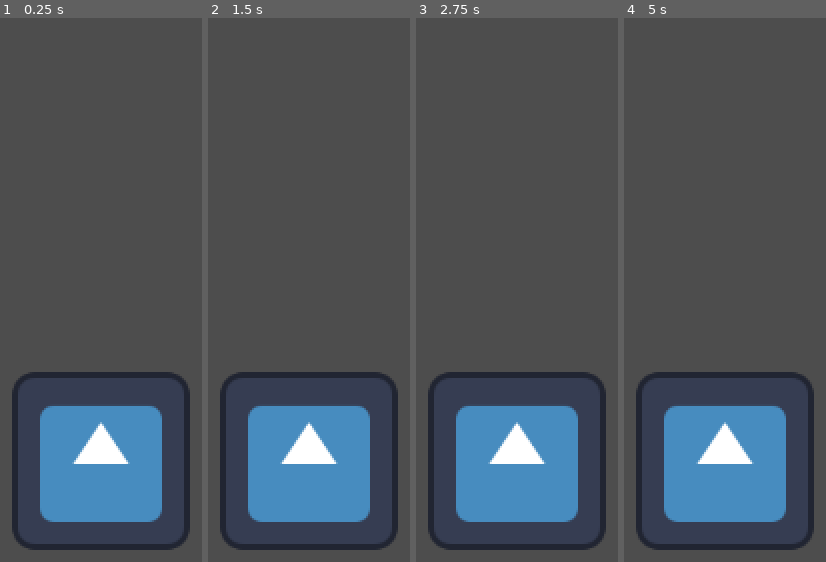
Above: before the commit, frames 1-4 (left to right).
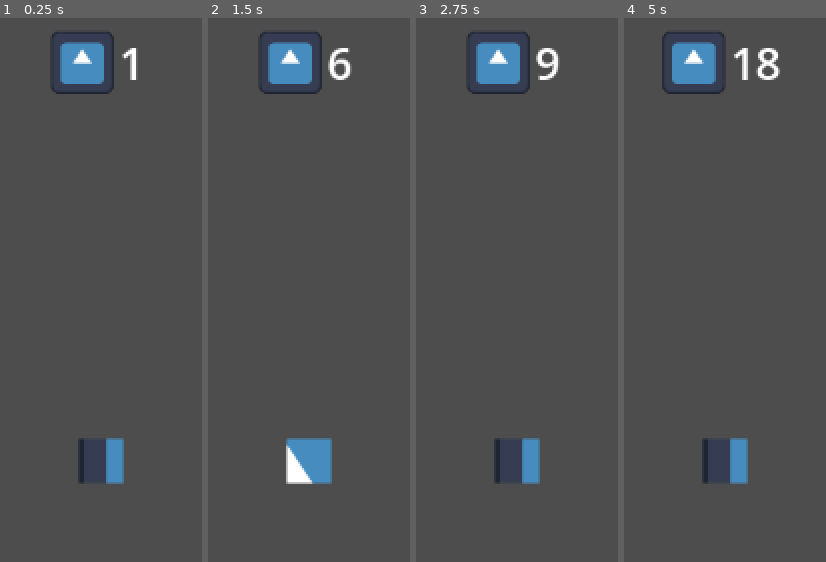
Above: after the commit, the same moments.

Repository: pelle5555/feed_fire
Game: Godot game, scene res://Main_Scene.tscn
The game is run twice, just before and just after one commit, with the same random seed, the same clock (stepped at 60 frames per second) and the same inputs. The engine's default icon, where the game draws it, is replaced by a stand-in: a white triangle on a blue panel in a dark square.
Inputs (mouse positions are in pixels of both pictures, inside the frame that each line leads up to):
- Up to frame 1 (0.25 s): no input
- Up to frame 2 (1.5 s): tap Enter (ui_accept) at 0.5, 0.6, 0.77, 1.07, 1.35 s; move the mouse to (outside the picture) at 0.52 s; click (outside the picture) at 0.67 s; move the mouse to (outside the picture) at 1.27 s; click (outside the picture) at 1.42 s
- Up to frame 3 (2.75 s): tap Enter (ui_accept) at 1.52, 1.82, 2.1 s; move the mouse to (outside the picture) at 2.02 s; click (outside the picture) at 2.17 s
- Up to frame 4 (5 s): move the mouse to (outside the picture) at 2.77 s; tap Enter (ui_accept) at 2.85, 3.02, 3.32, 3.6, 3.77, 4.07, 4.35, 4.52, 4.82 s; click (outside the picture) at 2.92 s; move the mouse to (outside the picture) at 3.52 s; click (outside the picture) at 3.67 s; move the mouse to (outside the picture) at 4.27 s; click (outside the picture) at 4.42 s

The runs differ from the first frame. In frame 1, 19% of the frame differs, in the area x 5-95%, y 2-98%; in frame 2, 19%; in frame 3, 19%; in frame 4, 19%.

Commit message:
added fire and tree sprites

Diff:
--- /dev/null
+++ b/Assets/Themes/UI_theme.tres
@@ -0,0 +1,4 @@
+[gd_resource type="Theme" format=3 uid="uid://c6yfacx51o2ms"]
+
+[resource]
+default_font_size = 32
--- a/Main_Scene.tscn
+++ b/Main_Scene.tscn
@@ -1,10 +1,50 @@
 [gd_scene format=3 uid="uid://c6jkds74fn2mm"]
 
-[ext_resource type="Texture2D" uid="uid://4q335xxs2p" path="res://icon.svg" id="1_8sucx"]
+[ext_resource type="PackedScene" uid="uid://bbaflvyj1wesb" path="res://Scenes/fire.tscn" id="1_8sucx"]
+[ext_resource type="Script" uid="uid://b8w6xa25sq4ic" path="res://Scripts/Inventory.gd" id="2_5yw3w"]
+[ext_resource type="Theme" uid="uid://c6yfacx51o2ms" path="res://Assets/Themes/UI_theme.tres" id="2_7fr83"]
+[ext_resource type="Texture2D" uid="uid://4q335xxs2p" path="res://icon.svg" id="3_qtktj"]
+
+[sub_resource type="LabelSettings" id="LabelSettings_tkmsp"]
+font_size = 32
 
 [node name="Main" type="Node2D" unique_id=1648927771]
 
-[node name="Sprite2D" type="Sprite2D" parent="." unique_id=1598518595]
-texture = ExtResource("1_8sucx")
+[node name="Camera2D" type="Camera2D" parent="." unique_id=1311612005]
 
-[node name="Camera2D" type="Camera2D" parent="." unique_id=1311612005]
+[node name="Fire" parent="." unique_id=1318183114 instance=ExtResource("1_8sucx")]
+
+[node name="Inventory" type="MarginContainer" parent="." unique_id=58156267]
+anchors_preset = 15
+anchor_right = 1.0
+anchor_bottom = 1.0
+offset_left = -578.0
+offset_top = -326.0
+offset_right = 574.0
+offset_bottom = 322.0
+grow_horizontal = 2
+grow_vertical = 2
+theme_override_constants/margin_left = 16
+theme_override_constants/margin_top = 16
+theme_override_constants/margin_right = 16
+theme_override_constants/margin_bottom = 16
+script = ExtResource("2_5yw3w")
+
+[node name="HBoxContainer" type="HBoxContainer" parent="Inventory" unique_id=1828998597]
+layout_mode = 2
+size_flags_horizontal = 4
+size_flags_vertical = 0
+
+[node name="WoodTexture" type="TextureRect" parent="Inventory/HBoxContainer" unique_id=1692512202]
+layout_mode = 2
+texture = ExtResource("3_qtktj")
+expand_mode = 2
+
+[node name="WoodLabel" type="Label" parent="Inventory/HBoxContainer" unique_id=1541536502]
+layout_mode = 2
+size_flags_horizontal = 4
+size_flags_vertical = 1
+theme = ExtResource("2_7fr83")
+text = "10"
+label_settings = SubResource("LabelSettings_tkmsp")
+horizontal_alignment = 1
--- a/Scenes/fire.tscn
+++ b/Scenes/fire.tscn
@@ -1,10 +1,83 @@
 [gd_scene format=3 uid="uid://bbaflvyj1wesb"]
 
 [ext_resource type="Texture2D" uid="uid://4q335xxs2p" path="res://icon.svg" id="1_6cgax"]
+[ext_resource type="Script" uid="uid://cdspe4u1epitc" path="res://Scripts/fire.gd" id="1_yr3ur"]
 
-[node name="Fire" type="Node2D" unique_id=1318183114]
+[sub_resource type="AtlasTexture" id="AtlasTexture_6cgax"]
+atlas = ExtResource("1_6cgax")
+region = Rect2(0, 32, 32, 32)
 
-[node name="Sprite2D" type="Sprite2D" parent="." unique_id=945293626]
-texture = ExtResource("1_6cgax")
+[sub_resource type="AtlasTexture" id="AtlasTexture_yr3ur"]
+atlas = ExtResource("1_6cgax")
+region = Rect2(32, 32, 32, 32)
 
-[node name="AnimationPlayer" type="AnimationPlayer" parent="." unique_id=1186850947]
+[sub_resource type="AtlasTexture" id="AtlasTexture_idb68"]
+atlas = ExtResource("1_6cgax")
+region = Rect2(64, 32, 32, 32)
+
+[sub_resource type="AtlasTexture" id="AtlasTexture_s2jnl"]
+atlas = ExtResource("1_6cgax")
+region = Rect2(96, 32, 32, 32)
+
+[sub_resource type="AtlasTexture" id="AtlasTexture_8uni6"]
+atlas = ExtResource("1_6cgax")
+region = Rect2(0, 64, 32, 32)
+
+[sub_resource type="AtlasTexture" id="AtlasTexture_hrujk"]
+atlas = ExtResource("1_6cgax")
+region = Rect2(32, 64, 32, 32)
+
+[sub_resource type="AtlasTexture" id="AtlasTexture_6dmct"]
+atlas = ExtResource("1_6cgax")
+region = Rect2(64, 64, 32, 32)
+
+[sub_resource type="AtlasTexture" id="AtlasTexture_w35r5"]
+atlas = ExtResource("1_6cgax")
+region = Rect2(96, 64, 32, 32)
+
+[sub_resource type="SpriteFrames" id="SpriteFrames_lcnk6"]
+animations = [{
+"frames": [{
+"duration": 1.0,
+"texture": SubResource("AtlasTexture_6cgax")
+}, {
+"duration": 1.0,
+"texture": SubResource("AtlasTexture_yr3ur")
+}, {
+"duration": 1.0,
+"texture": SubResource("AtlasTexture_idb68")
+}, {
+"duration": 1.0,
+"texture": SubResource("AtlasTexture_s2jnl")
+}, {
+"duration": 1.0,
+"texture": SubResource("AtlasTexture_8uni6")
+}, {
+"duration": 1.0,
+"texture": SubResource("AtlasTexture_hrujk")
+}, {
+"duration": 1.0,
+"texture": SubResource("AtlasTexture_6dmct")
+}, {
+"duration": 1.0,
+"texture": SubResource("AtlasTexture_w35r5")
+}],
+"loop": true,
+"name": &"default",
+"speed": 5.0
+}]
+
+[sub_resource type="CircleShape2D" id="CircleShape2D_yr3ur"]
+radius = 45.044422
+
+[node name="Fire" type="Area2D" unique_id=239073171]
+script = ExtResource("1_yr3ur")
+
+[node name="AnimatedSprite2D" type="AnimatedSprite2D" parent="." unique_id=596624345]
+sprite_frames = SubResource("SpriteFrames_lcnk6")
+autoplay = "default"
+frame = 3
+frame_progress = 0.12807582
+
+[node name="CollisionShape2D" type="CollisionShape2D" parent="." unique_id=76047691]
+shape = SubResource("CircleShape2D_yr3ur")
--- /dev/null
+++ b/Scenes/tree.tscn
@@ -0,0 +1,7 @@
+[gd_scene format=3 uid="uid://op5xh4680js4"]
+
+[node name="Tree" type="Node2D" unique_id=399329243]
+
+[node name="Area2D" type="Area2D" parent="." unique_id=695366536]
+
+[node name="Sprite2D" type="Sprite2D" parent="Area2D" unique_id=1100963449]
--- /dev/null
+++ b/Scripts/Inventory.gd
@@ -0,0 +1,25 @@
+extends MarginContainer
+
+@onready var wood_label: Label = $HBoxContainer/WoodLabel
+
+@export var starting_wood: int = 1
+
+var wood_amount: int
+
+func _ready() -> void:
+	wood_amount = starting_wood
+	wood_label.text = str(starting_wood)
+
+func _process(delta: float) -> void:
+	if Input.is_action_just_pressed("ui_accept"):
+		add_wood()
+
+func add_wood() -> void:
+	print("wood added")
+	wood_amount += 1
+	wood_label.text = str(wood_amount)
+
+func subtract_wood() -> void:
+	print("wood subtracted")
+	wood_amount -= 1
+	wood_label.text = str(wood_amount)
--- /dev/null
+++ b/Scripts/fire.gd
@@ -0,0 +1,28 @@
+extends Node2D
+
+
+@onready var animated_sprite_2d: AnimatedSprite2D = $AnimatedSprite2D
+@onready var inventory: MarginContainer = $"../Inventory"
+
+
+@export var fire_starting_size: float = 1
+@export var fire_increase: float = 0.1
+var fire_size: float
+
+func _ready() -> void:
+	fire_size = fire_starting_size
+
+
+func _input_event(viewport: Viewport, event: InputEvent, shape_idx: int) -> void:
+	if event is InputEventMouseButton:
+		if event.button_index == MOUSE_BUTTON_LEFT and event.pressed:
+			if inventory.wood_amount > 0:
+				add_to_fire()
+			else:
+				print("not enough wood")
+
+func add_to_fire() -> void:
+	print("added wood to fire")
+	fire_size += fire_increase
+	animated_sprite_2d.scale = Vector2(fire_size, fire_size)
+	inventory.subtract_wood()
--- a/project.godot
+++ b/project.godot
@@ -15,6 +15,14 @@
 config/features=PackedStringArray("4.6", "Forward Plus")
 config/icon="res://icon.svg"
 
+[input]
+
+interact={
+"deadzone": 0.2,
+"events": [Object(InputEventMouseButton,"resource_local_to_scene":false,"resource_name":"","device":-1,"window_id":0,"alt_pressed":false,"shift_pressed":false,"ctrl_pressed":false,"meta_pressed":false,"button_mask":1,"position":Vector2(184, 19),"global_position":Vector2(196, 79),"factor":1.0,"button_index":1,"canceled":false,"pressed":true,"double_click":false,"script":null)
+]
+}
+
 [physics]
 
 3d/physics_engine="Jolt Physics"
Binary file added: Assets/Sprites/Trees_Free/Forage Items/Singles/Forage Items/01_Birch_Branch.png
Not shown, added: Assets/Sprites/Trees_Free/Forage Items/Singles/Forage Items/01_Birch_Branch.png.import
Binary file added: Assets/Sprites/Trees_Free/Forage Items/Singles/Forage Items/02_Birch_Branch_Leaf.png
Not shown, added: Assets/Sprites/Trees_Free/Forage Items/Singles/Forage Items/02_Birch_Branch_Leaf.png.import
Binary file added: Assets/Sprites/Trees_Free/Forage Items/Singles/Forage Items/03_Birch_Log.png
Not shown, added: Assets/Sprites/Trees_Free/Forage Items/Singles/Forage Items/03_Birch_Log.png.import
Binary file added: Assets/Sprites/Trees_Free/Forage Items/Singles/Forage Items/04_Birch_Firewood.png
Not shown, added: Assets/Sprites/Trees_Free/Forage Items/Singles/Forage Items/04_Birch_Firewood.png.import
Binary file added: Assets/Sprites/Trees_Free/Forage Items/Singles/Forage Items/05_Birch_Seed.png
Not shown, added: Assets/Sprites/Trees_Free/Forage Items/Singles/Forage Items/05_Birch_Seed.png.import
Binary file added: Assets/Sprites/Trees_Free/Forage Items/Singles/Forage Items/06_Oak_Branch.png
Not shown, added: Assets/Sprites/Trees_Free/Forage Items/Singles/Forage Items/06_Oak_Branch.png.import
(and 20 more such lines)
